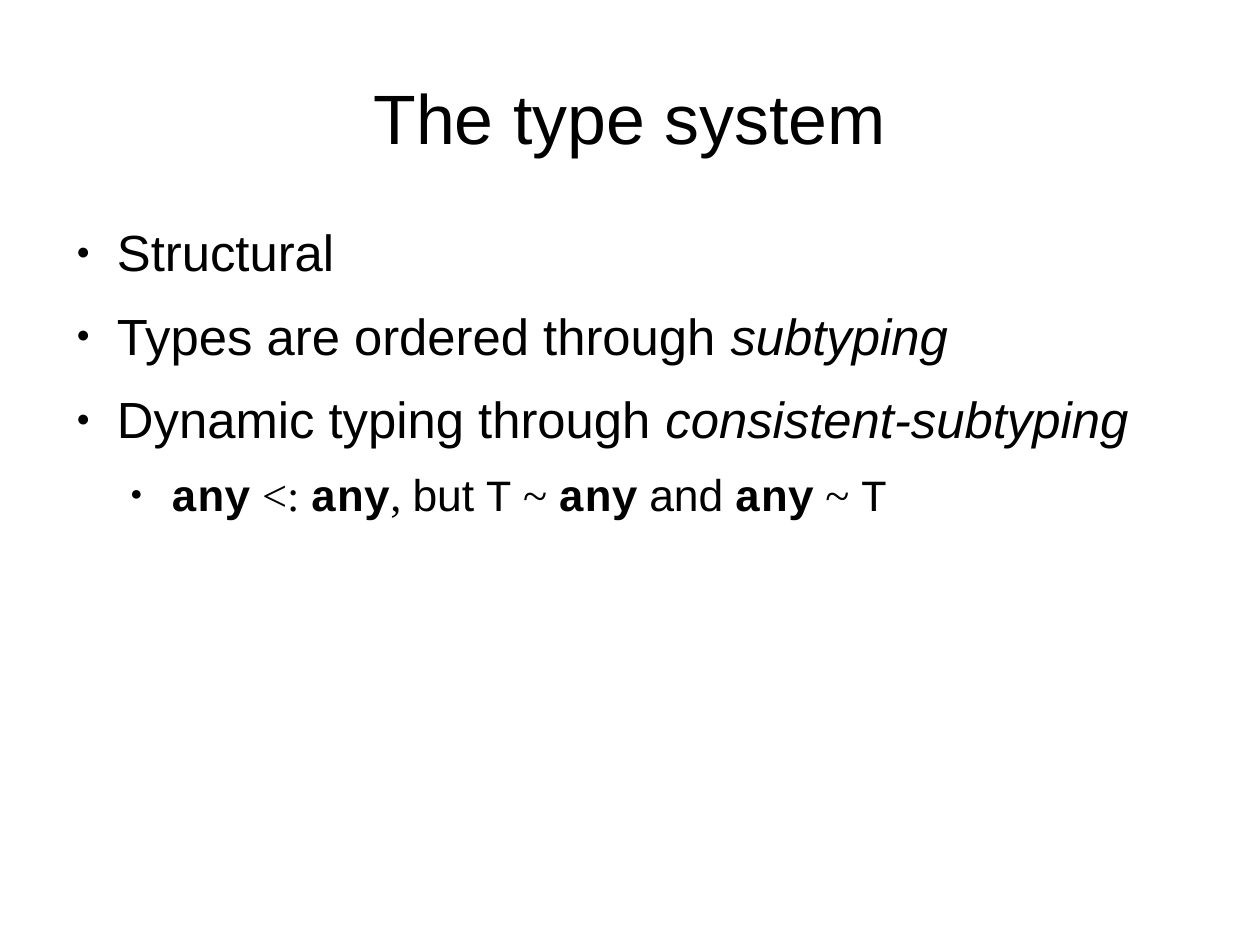
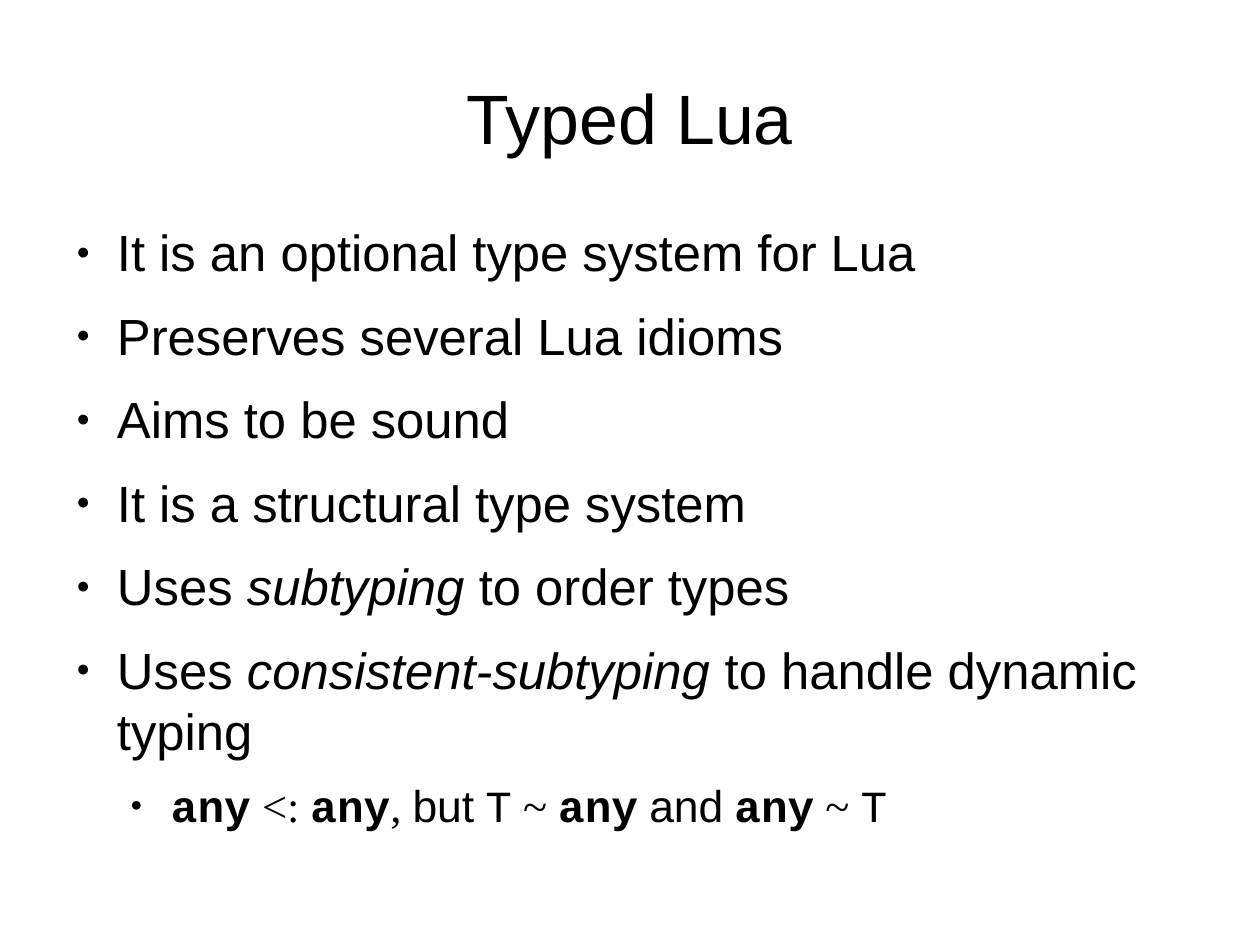
Before and after one commit to andremm/typedlua, a slide deck: slide 2 of doc/slides/dls2015.odp (slide 3 before the commit). Drawn at 1260x945 pixels with LibreOffice and Linux fonts; fonts in the diff are those of the drawing. Boxes give left, top, right and bottom in pixels: in the first picture for what was removed or moved away, otherwise in the second. Text is boxed around its words. In the diff, an @@ line names an element or a change of style, - is before the commit and + after.

Commit message:
Replacing text slides by example slides

```diff
--- a/doc/slides/dls2015.odp
+++ b/doc/slides/dls2015.odp
@@ title at (467,93,792,157): text changed @@
-The type system
+Typed Lua
@@ text at (117,234,1137,760): text changed @@
-● Structural
-● Types are ordered through subtyping
-● Dynamic typing through consistent-subtyping
+● It is an optional type system for Lua
+● Preserves several Lua idioms
+● Aims to be sound
+● It is a structural type system
+● Uses subtyping to order types
+● Uses consistent-subtyping to handle dynamic typing
```
Also in this commit, not shown: 7 other slides changed, 2 slides added, 6 slides removed.
